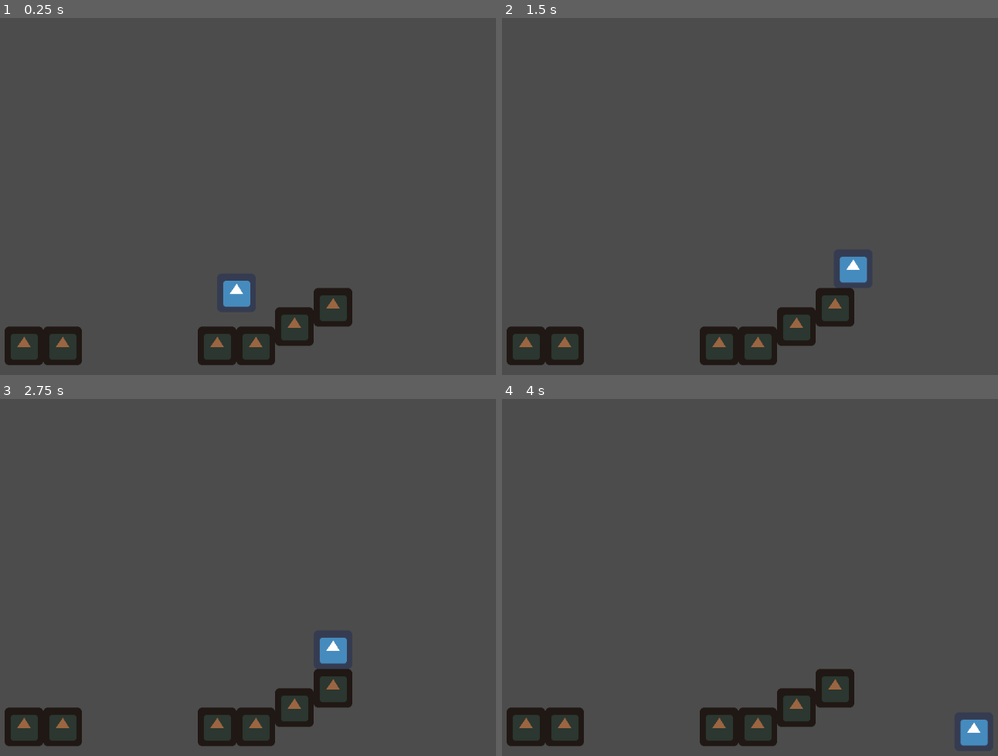
Above: before the commit, frames 1-4 (two rows, left to right).
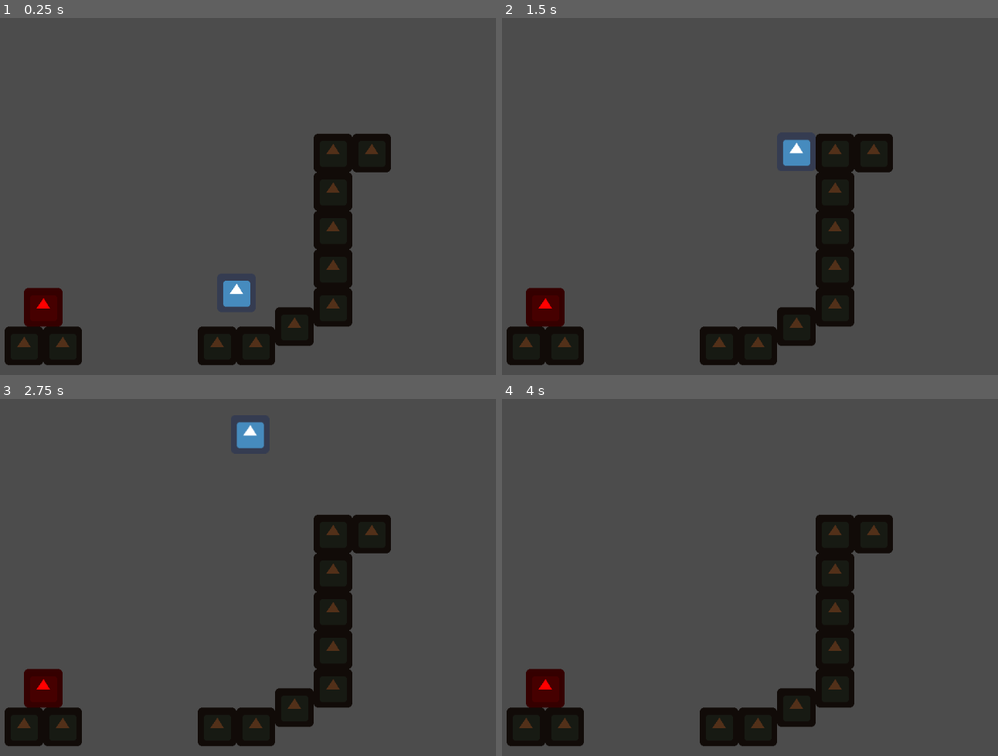
Above: after the commit, the same moments.

Repository: jesseflorig/godot-platformer
Game: Godot game, scene res://World.tscn
Same seed, same stepped clock (60 frames per second), same inputs: the game is played once before the commit and once after it. The engine's default icon, where the game draws it, is replaced by a stand-in: a white triangle on a blue panel in a dark square.
Inputs:
- Up to frame 1 (0.25 s): no input
- Up to frame 2 (1.5 s): tap Enter at 0.5 s; hold Right (ui_right) from 0.53 s (still down); tap Up (ui_up) at 0.6, 0.77, 1.07, 1.35 s
- Up to frame 3 (2.75 s): tap Up (ui_up) at 1.52, 1.82, 2.1 s; release Right (ui_right) at 2.03 s; hold Left (ui_left) from 2.03 s (still down)
- Up to frame 4 (4 s): release Left (ui_left) at 2.78 s; hold Right (ui_right) from 2.78 s (still down); tap Up (ui_up) at 2.85, 3.02, 3.32, 3.6, 3.77 s

The runs differ from the first frame. In frame 1, 7.3% of the frame differs, in the area x 2-79%, y 32-96%; in frame 2, 7.9%; in frame 3, 7.7%; in frame 4, 7.7%.

Commit message:
added enemies and combos

Diff:
--- /dev/null
+++ b/Enemy.gd
@@ -0,0 +1,12 @@
+extends KinematicBody2D
+
+const UP = Vector2(0, -1)
+const GRAVITY = 20
+
+var motion = Vector2()
+
+func _physics_process(delta):
+	motion.y += GRAVITY
+
+	motion = move_and_slide(motion, UP)
+	pass
--- /dev/null
+++ b/Enemy.tscn
@@ -0,0 +1,27 @@
+[gd_scene load_steps=4 format=2]
+
+[ext_resource path="res://Enemy.gd" type="Script" id=1]
+[ext_resource path="res://icon.png" type="Texture" id=2]
+
+[sub_resource type="RectangleShape2D" id=1]
+
+custom_solver_bias = 0.0
+extents = Vector2( 32, 32 )
+
+[node name="Enemy" type="KinematicBody2D" index="0"]
+
+input_pickable = false
+collision_layer = 1
+collision_mask = 1
+collision/safe_margin = 0.08
+script = ExtResource( 1 )
+
+[node name="CollisionShape2D" type="CollisionShape2D" parent="." index="0"]
+
+shape = SubResource( 1 )
+
+[node name="Sprite" type="Sprite" parent="." index="1"]
+
+modulate = Color( 1, 0, 0, 1 )
+texture = ExtResource( 2 )
+_sections_unfolded = [ "Visibility" ]
--- a/Player.gd
+++ b/Player.gd
@@ -1,24 +1,67 @@
 extends KinematicBody2D
 
+const DEBUG = false
 const UP = Vector2(0, -1)
 const GRAVITY = 20
 const SPEED = 200
 const JUMP_SPEED = -550
+const DOUBLE_JUMP_SPEED = -400
+const COMBO_TIMEOUT = 0.3
+const MAX_COMBO_CHAIN = 2
 
 var motion = Vector2()
+var last_key_delta = 0
+var key_combo = []
+
+func console(msg):
+	if DEBUG:
+		print(msg)
+	return
+
+
+func _input(event):
+	if event is InputEventKey and event.pressed and !event.echo:
+		print(last_key_delta)
+		if last_key_delta > COMBO_TIMEOUT:
+			key_combo = []
+
+		key_combo.append(event.scancode)
+		if key_combo.size() > MAX_COMBO_CHAIN:
+			key_combo.pop_front()
+
+		print(key_combo)
+		last_key_delta = 0
+
+
+func is_jumping():
+	return is_on_floor() and Input.is_action_just_pressed("ui_up")
+
+
+func is_double_jumping():
+	return !is_on_floor() and Input.is_action_just_pressed("ui_up")
+
 
 func _physics_process(delta):
+	last_key_delta += delta
 	motion.y += GRAVITY
 
-	if Input.is_action_pressed("ui_right"):
+
+	if Input.is_action_pressed("ui_left"):
+		console("left")
+		motion.x = -SPEED
+	elif Input.is_action_pressed("ui_right"):
+		console("right")
 		motion.x = SPEED
-	elif Input.is_action_pressed("ui_left"):
-		motion.x = -SPEED
 	else:
+		console("stop")
 		motion.x = 0
 
-	if is_on_floor() and Input.is_action_just_pressed("ui_up"):
+	if is_jumping():
+		console("jump")
 		motion.y = JUMP_SPEED
+	elif is_double_jumping():
+		console("double jump")
+		motion.y = DOUBLE_JUMP_SPEED
 
 	motion = move_and_slide(motion, UP)
 	pass
--- a/Wall.tscn
+++ b/Wall.tscn
@@ -16,6 +16,7 @@
 constant_angular_velocity = 0.0
 friction = 1.0
 bounce = 0.0
+_sections_unfolded = [ "Visibility" ]
 __meta__ = {
 "_edit_group_": true
 }
@@ -26,6 +27,6 @@
 
 [node name="Sprite" type="Sprite" parent="." index="1"]
 
-modulate = Color( 0.609375, 0.396524, 0.255544, 1 )
+modulate = Color( 0.324219, 0.189999, 0.1011, 1 )
 texture = ExtResource( 1 )
 _sections_unfolded = [ "Visibility" ]
--- a/World.tscn
+++ b/World.tscn
@@ -1,9 +1,10 @@
-[gd_scene load_steps=3 format=2]
+[gd_scene load_steps=4 format=2]
 
 [ext_resource path="res://Player.tscn" type="PackedScene" id=1]
 [ext_resource path="res://Wall.tscn" type="PackedScene" id=2]
+[ext_resource path="res://Enemy.tscn" type="PackedScene" id=3]
 
-[node name="World" type="Node2D" index="0"]
+[node name="World" type="Node2D"]
 
 [node name="Player" parent="." index="0" instance=ExtResource( 1 )]
 
@@ -18,6 +19,10 @@
 [node name="Wall2" parent="Walls" index="1" instance=ExtResource( 2 )]
 
 position = Vector2( 256, 544 )
+
+[node name="Enemy" parent="Walls/Wall2" index="2" instance=ExtResource( 3 )]
+
+position = Vector2( -32, -96 )
 
 [node name="Wall3" parent="Walls" index="2" instance=ExtResource( 2 )]
 
@@ -34,3 +39,23 @@
 [node name="Wall6" parent="Walls" index="5" instance=ExtResource( 2 )]
 
 position = Vector2( 704, 480 )
+
+[node name="Wall7" parent="Walls" index="6" instance=ExtResource( 2 )]
+
+position = Vector2( 704, 416 )
+
+[node name="Wall8" parent="Walls" index="7" instance=ExtResource( 2 )]
+
+position = Vector2( 704, 352 )
+
+[node name="Wall9" parent="Walls" index="8" instance=ExtResource( 2 )]
+
+position = Vector2( 704, 288 )
+
+[node name="Wall10" parent="Walls" index="9" instance=ExtResource( 2 )]
+
+position = Vector2( 704, 224 )
+
+[node name="Wall11" parent="Walls" index="10" instance=ExtResource( 2 )]
+
+position = Vector2( 768, 224 )
--- a/project.godot
+++ b/project.godot
@@ -10,7 +10,7 @@
 
 [application]
 
-config/name="Warzird"
+config/name="Platformer"
 run/main_scene="res://World.tscn"
 config/icon="res://icon.png"
 
